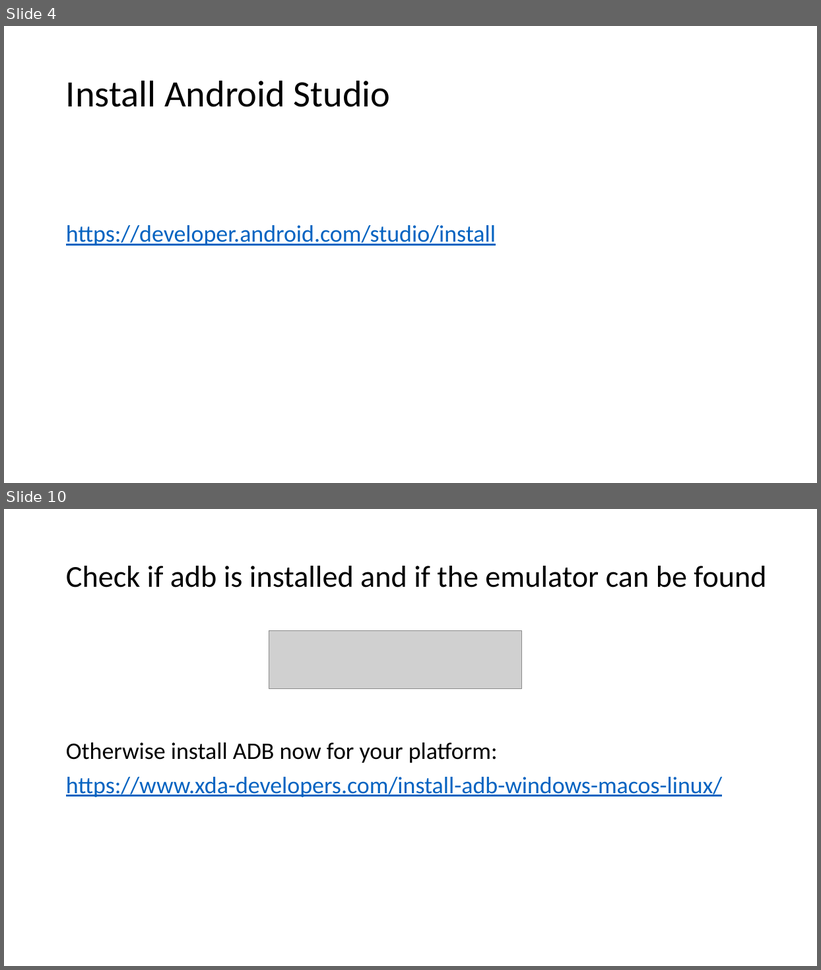
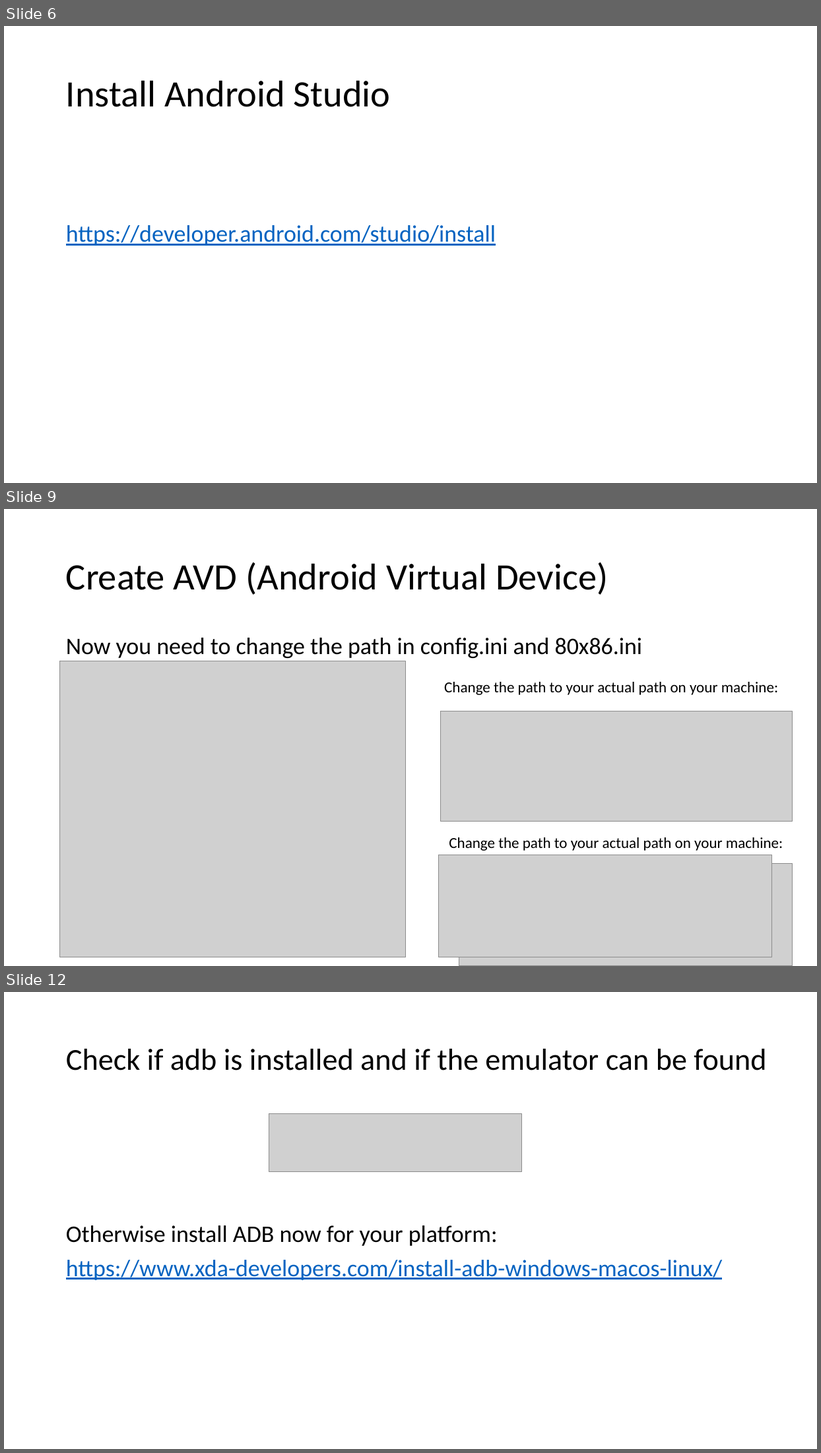
Before and after one commit to b0bbybaldi/OWASP-Bay-Area, a slide deck: Preparation-Bay-Area-Workshop.pptx. Shown one above the other, each under a label of ours: slides 4 and 10 before the commit, slides 6, 9 and 12 after it; the slides between them are not shown. The pictures are 821x970 and 821x1453 pixels, drawn with LibreOffice and Linux fonts; fonts in the diff are those of the drawing; grey boxes stand for pictures. Boxes give left, top, right and bottom in pixels: in the first picture for what was removed or moved away, otherwise in the second. Text is boxed around its words. In the diff, an @@ line names an element or a change of style, - is before the commit and + after.

```diff
--- a/Preparation-Bay-Area-Workshop.pptx
+++ b/Preparation-Bay-Area-Workshop.pptx
@@ slide 9 added at (4, 509, 817, 966), background #FFFFFF @@
@@ title added at (66, 562, 608, 595), 44 pt, text #000000 @@
+Create AVD (Android Virtual Device)
@@ text added at (66, 638, 643, 658), 28 pt, text #000000 @@
+Now you need to change the path in config.ini and 80x86.ini
@@ picture added at (60, 661, 406, 957) @@
@@ text added at (444, 682, 778, 695), 18 pt, text #000000 @@
+Change the path to your actual path on your machine:
@@ picture added at (441, 712, 793, 821) @@
@@ text added at (449, 838, 783, 851), 18 pt, text #000000 @@
+Change the path to your actual path on your machine:
@@ picture added at (438, 855, 772, 957) @@
@@ picture added at (459, 864, 793, 966) @@
@@ what was slide 4 is now slide 6 @@
@@ what was slide 10 is now slide 12 @@
```
Also in this commit, not shown: 2 slides changed, 10 other slides added, 7 slides removed, 1 other file.
